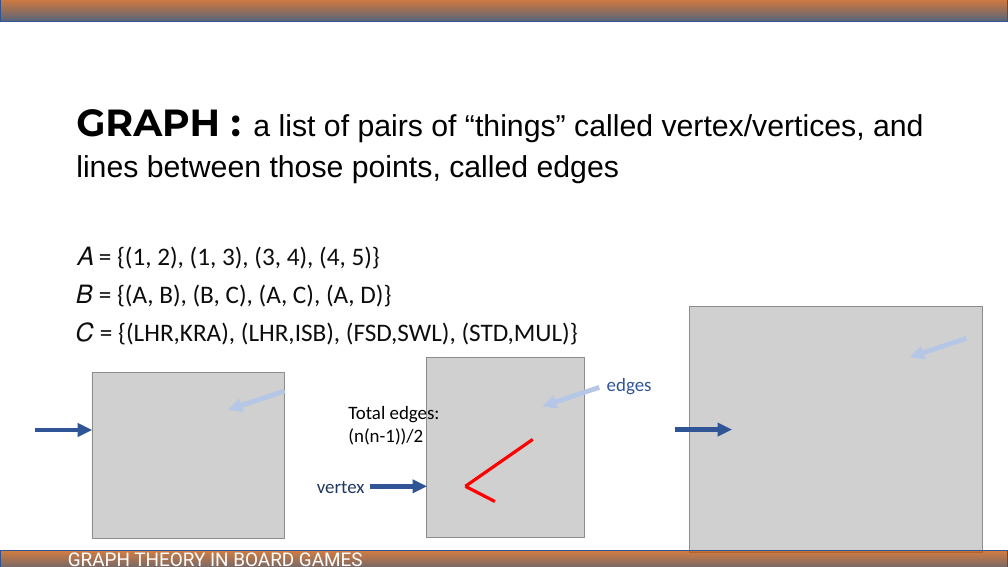
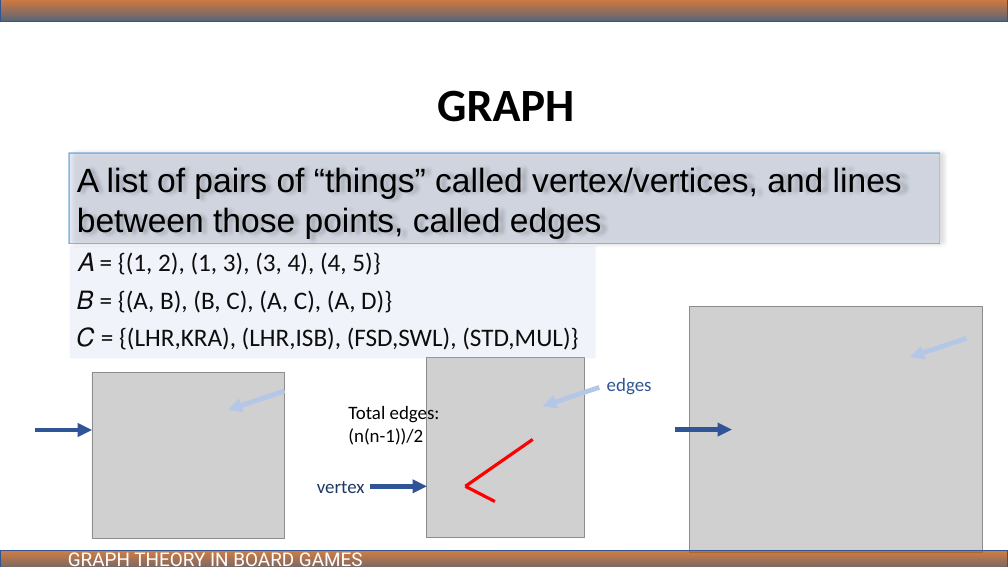
Before and after one commit to ibmbt/group5_graphtheory, a slide deck: slide 4 of group5_graphtheory.pptx. Drawn at 1008x567 pixels with LibreOffice and Linux fonts; fonts in the diff are those of the drawing; grey boxes stand for pictures. Boxes give left, top, right and bottom in pixels: in the first picture for what was removed or moved away, otherwise in the second. Text is boxed around its words. In the diff, an @@ line names an element or a change of style, - is before the commit and + after.

Commit message:
Update group5_graphtheory.pptx
Edited and added slides

```diff
--- a/group5_graphtheory.pptx
+++ b/group5_graphtheory.pptx
@@ text added at (437,90,574,122), 44 pt, text #000000, bold @@
+GRAPH
@@ title "A list of pairs of ...": place and size @@
-title "A list of pairs of ..." at (76,109,923,183)
+title "A list of pairs of ..." at (70,154,939,243)
@@ title "A list of pairs of ..." at (70,154,939,243): fill none to #B4C7E7 at 31% opacity; outline none to #5B9BD5 1 pt; shadow on @@
@@ title at (77,167,902,239): text changed; size 28.8 to 32 pt @@
-GRAPH : a list of pairs of “things” called vertex/vertices, and lines between those points, called edges
+A list of pairs of “things” called vertex/vertices, and lines between those points, called edges
@@ rectangle "𝐴 = {(1, 2), (1, ...": place and size @@
-rectangle "𝐴 = {(1, 2), (1, ..." at (76,246,578,345)
+rectangle "𝐴 = {(1, 2), (1, ..." at (70,246,596,358)
@@ rectangle "𝐴 = {(1, 2), (1, ..." at (70,246,596,358): fill none to #B4C7E7 at 20% opacity @@
```
Also in this commit, not shown: 5 other slides changed, 1 slide added.
